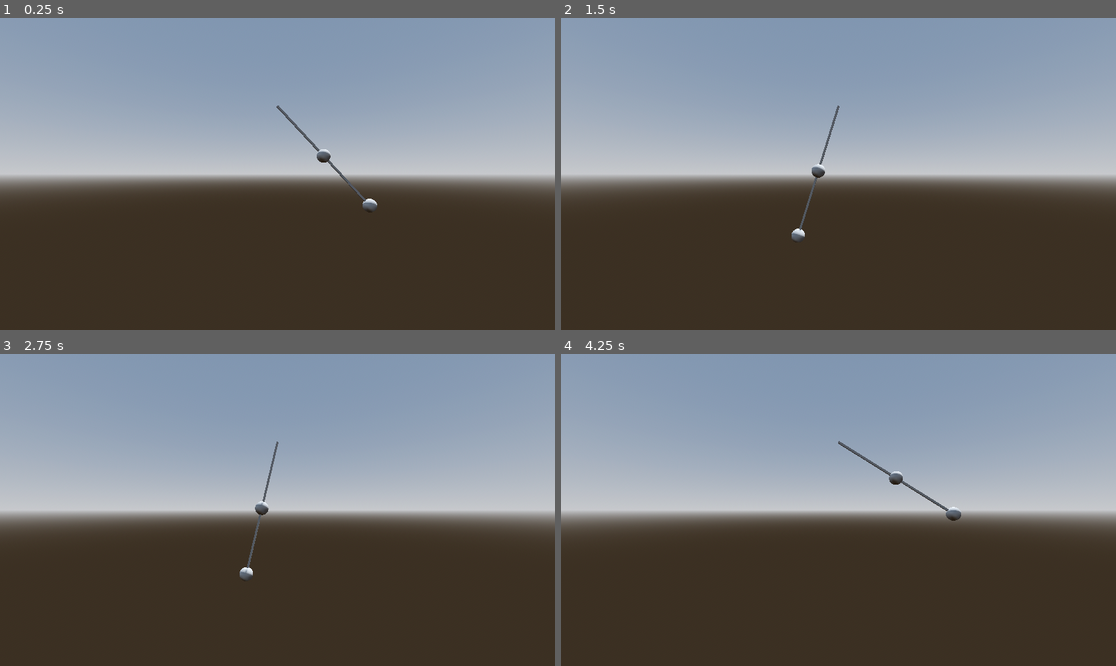
Above: before the commit, frames 1-4 (two rows, left to right).
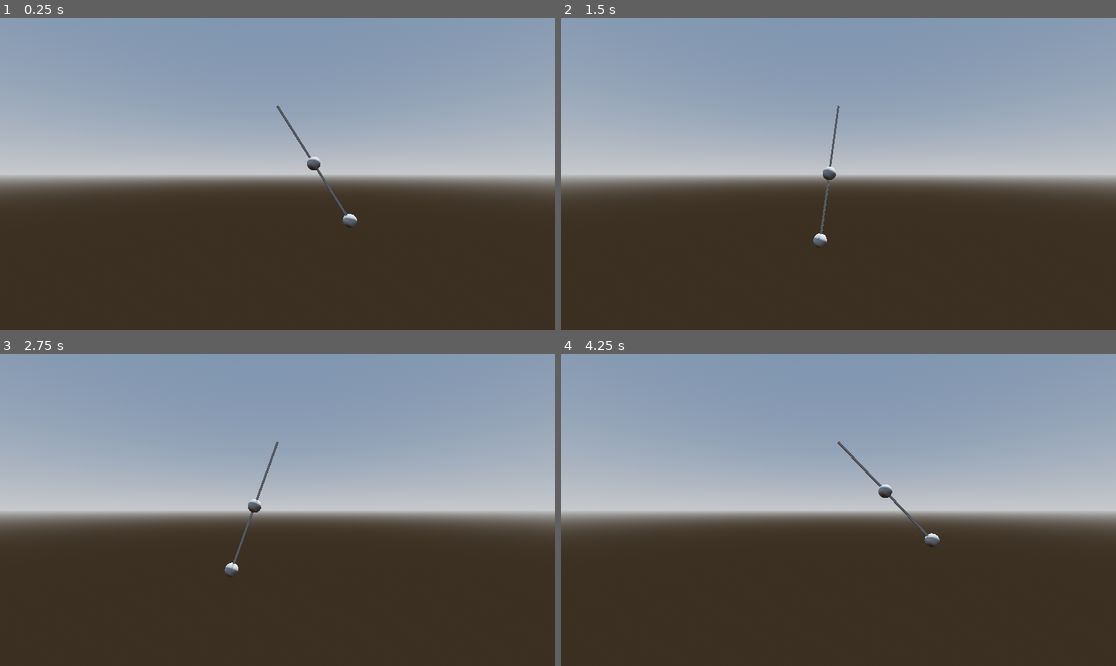
Above: after the commit, the same moments.

Repository: perfectwing1236/COMP-360-Group-2-Assignment-3
Game: Godot game, scene res://root.tscn
Two runs of this game, one before a commit and one after it. Both use one fixed random seed, a clock stepped at 60 frames per second and the inputs below.
Inputs:
- Up to frame 1 (0.25 s): no input
- Up to frame 2 (1.5 s): no input
- Up to frame 3 (2.75 s): no input
- Up to frame 4 (4.25 s): no input

The runs differ from the first frame. In frame 1, 0.6% of the frame differs, in the area x 50-68%, y 28-67%; in frame 2, 0.6%; in frame 3, 0.5%; in frame 4, 0.6%, in the area x 49-73%, y 27-62%.

Commit message:
Changed angle to Radians after bugfixing pendulum behaviour.

Diff:
--- a/pendulum.gd
+++ b/pendulum.gd
@@ -1,6 +1,6 @@
 extends Node3D
 
-var initialAngle: float = 45
+var initialAngle: float = PI/4
 var length1: float = 1
 var length2: float = 1
 var angle1: float = initialAngle
